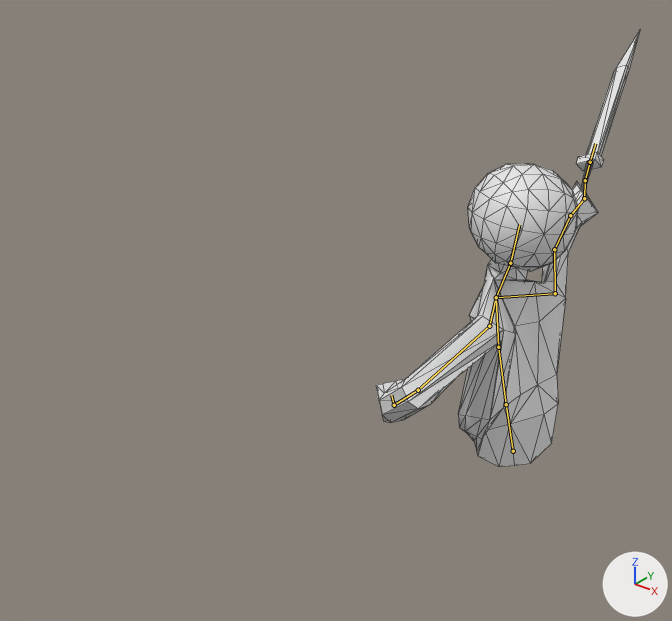
What one commit did to the glTF model Project/Resources/Model/Gltf/player.gltf.
Both versions are drawn from a 50 mm lens placed at (2.95, -6.09, 5.35), pointed at (-1.45, -0.59, 1.94). The axes (+X, +Y, +Z) are drawn at lower right. The lights are the same throughout. Both versions are drawn at frame 18 of the action 'WaitToAttack2'; the numbers are the values there. The bones that bend it are drawn over the model as lines. Mesh edges are drawn as thin lines.

The first picture shows 'Player'.
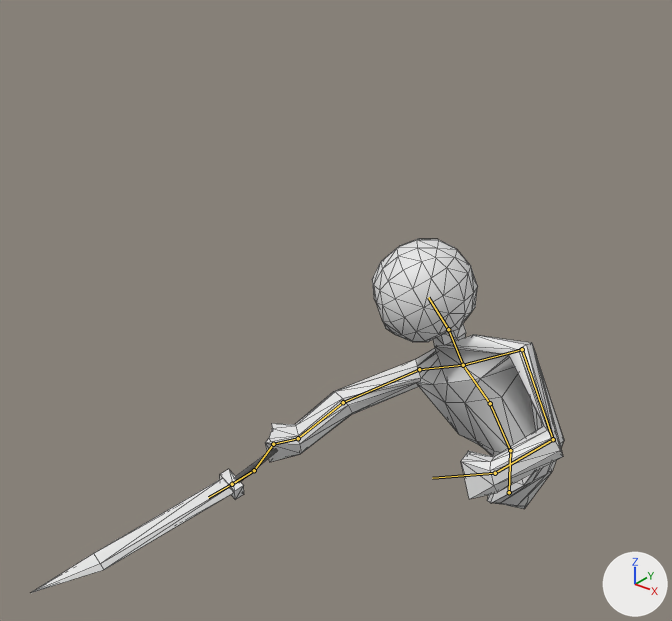
Changed parts and their boxes [x1, y1, x2, y2] in the pictures (672 x 621 px):
'Player', posed (102% wider, 19% shorter): before [376, 31, 640, 467]; after [31, 239, 564, 593]
bone 'pelvis', root to tip: before (513, 451) to (506, 404); after (509, 492) to (510, 450)
bone 'stomach', root to tip: before (506, 404) to (498, 347); after (510, 450) to (490, 403)
bone 'chest', root to tip: before (498, 347) to (496, 297); after (490, 403) to (463, 365)
bone 'neck', root to tip: before (496, 297) to (510, 263); after (463, 365) to (448, 329)
bone 'leftShoulder', root to tip: before (496, 297) to (489, 326); after (463, 365) to (522, 349)
bone 'leftElbow', root to tip: before (489, 326) to (418, 390); after (522, 349) to (553, 439)
bone 'leftHandNeck', root to tip: before (418, 390) to (394, 405); after (553, 439) to (495, 473)
bone 'rightShoulder', root to tip: before (496, 297) to (555, 293); after (463, 365) to (419, 369)
bone 'rightElbow', root to tip: before (555, 293) to (554, 249); after (419, 369) to (343, 402)
bone 'rightHandNeck', root to tip: before (554, 249) to (570, 215); after (343, 402) to (298, 438)
bone 'rightHand', root to tip: before (570, 215) to (584, 198); after (298, 438) to (273, 444)

The change in detail:
Bone 'pelvis' (bone_pelvis) moves from (0.0, 0.725, 0.0) to (0.0, 0.293, 0.0).
Bone 'pelvis' (bone_pelvis) turns from (-8, -149, 14) to (23, -74, -22) degrees about its own x, y and z.
Bone 'stomach' (bone_stomach) turns from (15, 61, 14) to (44, 61, 36) degrees about its own x, y and z.
Bone 'chest' (bone_chest) turns from (-1, -7, 8) to (4, -7, 11) degrees about its own x, y and z.
Bone 'neck' (bone_neck) turns from (-95, -64, 99) to (62, -106, -60) degrees about its own x, y and z.
Bone 'leftShoulder' (bone_leftshoulder) turns from (-29, 8, -15) to (-23, 13, -6) degrees about its own x, y and z.
Bone 'leftElbow' (bone_leftelbow) turns from (92, 33, 56) to (89, 40, 11) degrees about its own x, y and z.
Bone 'leftHandNeck' (bone_lefthandneck) turns from (51, -29, 22) to (44, -10, 62) degrees about its own x, y and z.
Bone 'rightShoulder' (bone_rightshoulder) turns from (6, -9, 20) to (1, -6, -9) degrees about its own x, y and z.
Bone 'rightElbow' (bone_rightelbow) turns from (-60, -53, 3) to (-62, -68, 3) degrees about its own x, y and z.
Bone 'rightHandNeck' (bone_righthandneck) turns from (22, 52, 33) to (-23, 50, -31) degrees about its own x, y and z.
Bone 'rightHand' (bone_righthand) turns from (-13, 3, 28) to (-14, 1, 22) degrees about its own x, y and z.
